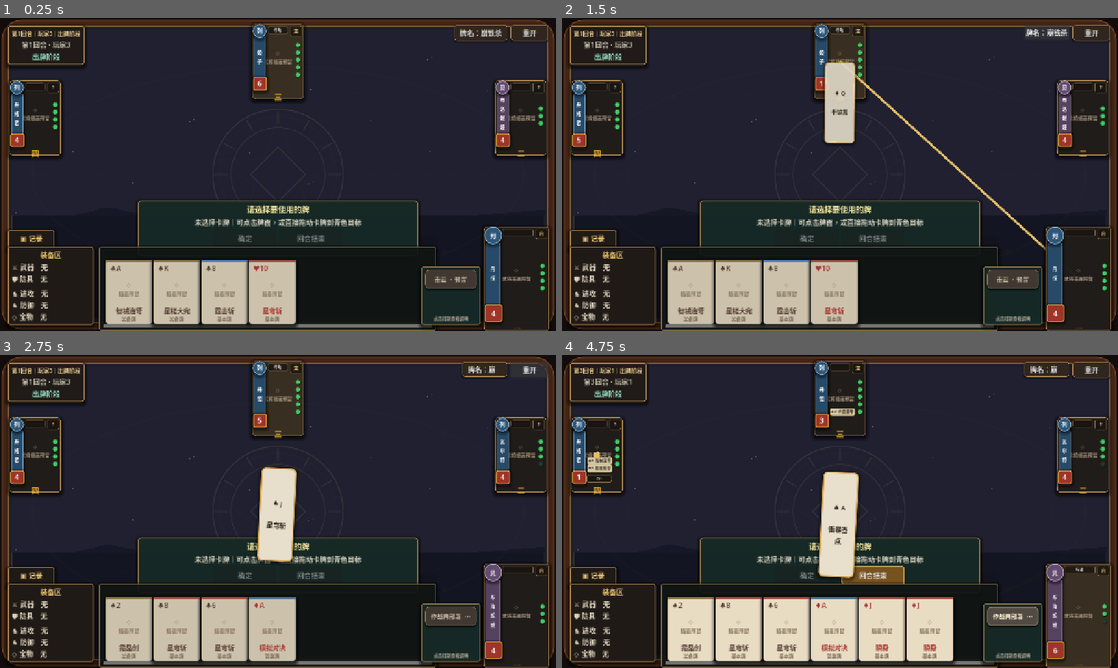
Above: before the commit, frames 1-4 (two rows, left to right).
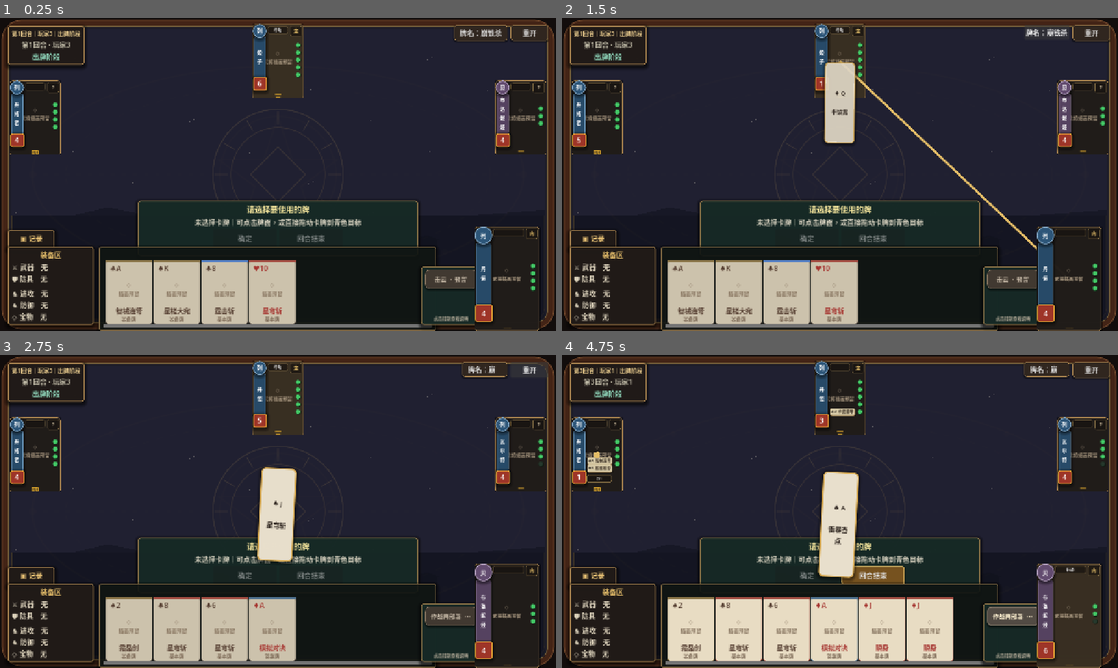
Above: after the commit, the same moments.

Repository: LisBam/hsr-kill
Game: Godot game, scene res://scenes/main.tscn
Two runs of this game, one before a commit and one after it. Both use one fixed random seed, a clock stepped at 60 frames per second and the inputs below.
Inputs:
- Up to frame 1 (0.25 s): no input
- Up to frame 2 (1.5 s): click "牌名：崩铁杀" at 0.5 s; click "牌名：三国杀" at 1.25 s
- Up to frame 3 (2.75 s): click "重开" at 2 s
- Up to frame 4 (4.75 s): click "作战再部署 · 预留" at 2.75 s; click "作战再部署 · 预留" at 3.5 s; click "作战再部署 · 预留" at 4.25 s

The runs differ from the first frame. In frame 1, 2.7% of the frame differs, in the area x 1-100%, y 2-100%; in frame 2, 3.3%; in frame 3, 2.6%; in frame 4, 3.3%.

Commit message:
1.固定武将牌与卡牌尺寸   2.限制牌面内容裁切避免布局撑大   3.补充固定尺寸测试与界面文档

Diff:
--- a/scripts/ui/card_view.gd
+++ b/scripts/ui/card_view.gd
@@ -79,6 +79,8 @@
 ## 初始化卡牌控件的尺寸、排版、焦点与鼠标行为。
 func _ready() -> void:
 	custom_minimum_size = Vector2(card_width, card_height)
+	size = Vector2(card_width, card_height)
+	clip_contents = true
 	text = ""
 	focus_mode = Control.FOCUS_NONE
 	mouse_default_cursor_shape = Control.CURSOR_POINTING_HAND
--- a/scripts/ui/player_target_view.gd
+++ b/scripts/ui/player_target_view.gd
@@ -93,6 +93,8 @@
 ## 初始化角色卡尺寸、文本布局和指针反馈。
 func _ready() -> void:
 	custom_minimum_size = Vector2(panel_width, panel_height)
+	size = Vector2(panel_width, panel_height)
+	clip_contents = true
 	focus_mode = Control.FOCUS_NONE
 	text_overrun_behavior = TextServer.OVERRUN_TRIM_ELLIPSIS
 	autowrap_mode = TextServer.AUTOWRAP_WORD_SMART
@@ -136,6 +138,7 @@
 	panel_height = target_size.y
 	custom_minimum_size = target_size
 	size = target_size
+	clip_contents = true
 	if _artwork_rect == null:
 		return
 	_artwork_rect.position = Vector2(4.0, 4.0)
--- a/tests/smoke_test.gd
+++ b/tests/smoke_test.gd
@@ -123,6 +123,11 @@
 	player_card_view.mouse_filter = Control.MOUSE_FILTER_STOP
 	get_tree().root.add_child(player_card_view)
 	await get_tree().process_frame
+	# 武将牌固定尺寸；装备、名称和体力等内容只能在牌面内裁切，不能反向撑大角色卡。
+	if player_card_view.size != Vector2(118.0, 172.0) or player_card_view.custom_minimum_size != Vector2(118.0, 172.0) or not player_card_view.clip_contents:
+		printerr("SMOKE_FAIL player_card_fixed_size")
+		get_tree().quit(1)
+		return
 	# 带装备的角色牌测试快照；两件公开装备分别覆盖武器与防具槽，用于验证横条实际生成数量。
 	var equipped_player_snapshot: Dictionary = {
 		"player_id":1,
@@ -162,7 +167,7 @@
 	var card_template: CardView = main_scene_preview.get_node("CardTemplate") as CardView
 	# 卡牌组件实例；验证主场景内置模板可以复制并保留标准尺寸参数。
 	var card_view: CardView = card_template.duplicate() as CardView
-	if not is_equal_approx(card_view.card_width, 108.0) or not is_equal_approx(card_view.card_height, 148.0):
+	if not is_equal_approx(card_view.card_width, 108.0) or not is_equal_approx(card_view.card_height, 148.0) or card_view.custom_minimum_size != Vector2(108.0, 148.0):
 		printerr("SMOKE_FAIL card_template_defaults")
 		get_tree().quit(1)
 		return
Not shown, changed: docs/界面与交互.md
